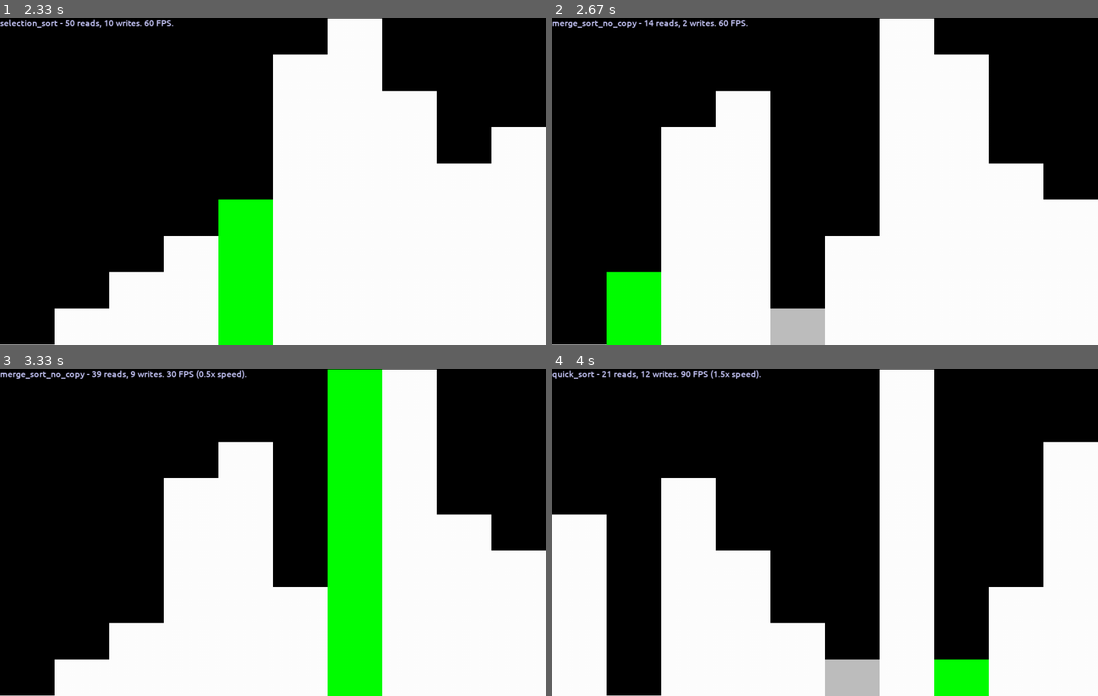
Above: before the commit, frames 1-4 (two rows, left to right).
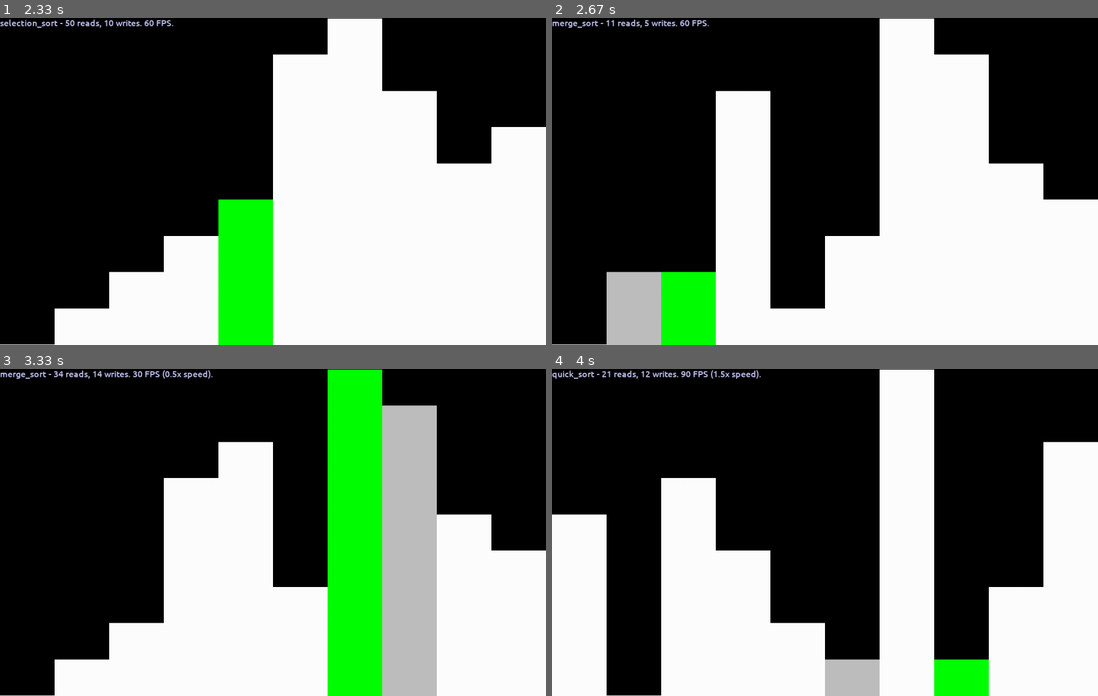
Above: after the commit, the same moments.

Repository: MichaelLesirge/intermediate-programming-class
Game: pygame game, started from sorting/visualizer.py
Two runs of this game, one before a commit and one after it. Both use one fixed random seed, a clock stepped at 60 frames per second and the inputs below.
Inputs:
- Up to frame 1 (2.33 s): hold Right 0.33-0.8 s; hold Up 0.83-1.13 s; hold Right 1.17-1.63 s; hold Down 1.67-1.97 s; hold Up from 2 s (still down)
- Up to frame 2 (2.67 s): release Up at 2.37 s; hold Right from 2.4 s (still down)
- Up to frame 3 (3.33 s): release Right at 3.03 s; hold Down from 3.07 s (still down)
- Up to frame 4 (4 s): release Down at 3.43 s; hold Right 3.47-3.93 s; hold Up from 3.97 s (still down)

Frame 1 is identical in both runs. In frame 2, 10% of the frame differs, in the area x 8-50%, y 0-100%; in frame 3, 10%, in the area x 8-80%, y 0-100%; in frame 4, nothing differs.

Commit message:
make one merge sort that looks nice and also is fast

Diff:
--- a/sorting/algorithms/__init__.py
+++ b/sorting/algorithms/__init__.py
@@ -1,7 +1,7 @@
 from .bubble import bubble_sort
 from .insertion import insertion_sort
 from .selection import selection_sort
-from .merge import merge_sort_no_copy, merge_sort
+from .merge import merge_sort, merge_sort
 from .quick import quick_sort
 
 __all__ = [bubble_sort, insertion_sort, selection_sort, merge_sort, quick_sort]
--- a/sorting/algorithms/merge.py
+++ b/sorting/algorithms/merge.py
@@ -7,78 +7,39 @@
 Pros:
 - worst case is O(N log(N)) performance
 - elements with same key maintain relative order
-- easy to make parallel, but at cost of more memory making list copies
+- easy to make parallel
 
 Cons:
 - not the best for small lists
-- use extra arrays
+- uses extra memory for another array
 """
 
-def merge(array: list, left_array: list, right_array: list) -> None:
-    left_count = right_count = total_count = 0
+def merge(array: list, left: int, mid: int, right: int) -> None:
+    start1, end1 = left, mid
+    start2, end2 = mid + 1, right
 
-    while left_count < len(left_array) and right_count < len(right_array):
-        if left_array[left_count] <= right_array[right_count]:
-            array[total_count] = left_array[left_count]
-            left_count += 1
+    sorted_section = []
+
+    while start1 <= end1 and start2 <= end2:
+        if array[start1] < array[start2]:
+            sorted_section.append(array[start1])
+            start1 += 1
         else:
-            array[total_count] = right_array[right_count]
-            right_count += 1
-        total_count += 1
+            sorted_section.append(array[start2])
+            start2 += 1
 
-    while left_count < len(left_array):
-        array[total_count] = left_array[left_count]
-        left_count += 1
-        total_count += 1
+    while start1 <= end1:
+        sorted_section.append(array[start1])
+        start1 += 1
 
-    while right_count < len(right_array):
-        array[total_count] = right_array[right_count]
-        right_count += 1
-        total_count += 1
+    while start2 <= end2:
+        sorted_section.append(array[start2])
+        start2 += 1
+
+    array[left : right + 1] = sorted_section
 
 
-def merge_sort(array: list) -> None:
-    if len(array) < 2: return
-
-    mid = len(array) // 2
-
-    left_array = array[:mid]
-
-    right_array = array[mid:]
-
-    merge_sort(left_array)
-
-    merge_sort(right_array)
-
-    merge(array, left_array, right_array)
-
-"""Merge no copy is much slower, but it does not use any more memory, and more importantly it looks much nicer in the animation"""
-
-def merge_no_copy(array: list, left: int, mid: int, right: int) -> None:
-    left2 = mid + 1
-
-    if array[mid] <= array[left2]:
-        return
-
-    while left <= mid and left2 <= right:
-
-        if array[left] <= array[left2]:
-            left += 1
-        else:
-            value = array[left2]
-            index = left2
-
-            while index != left:
-                array[index] = array[index - 1]
-                index -= 1
-
-            array[left] = value
-
-            left += 1
-            mid += 1
-            left2 += 1
-
-def merge_sort_no_copy(array: list, left: int = None, right: int = None) -> None:
+def merge_sort(array: list, left: int = None, right: int = None) -> None:
     if left is None: left = 0
     if right is None: right = len(array) - 1
 
@@ -86,7 +47,7 @@
 
     mid = left + (right - left) // 2
 
-    merge_sort_no_copy(array, left, mid)
-    merge_sort_no_copy(array, mid + 1, right)
+    merge_sort(array, left, mid)
+    merge_sort(array, mid + 1, right)
 
-    merge_no_copy(array, left, mid, right)
+    merge(array, left, mid, right)
--- a/sorting/testing.py
+++ b/sorting/testing.py
@@ -3,7 +3,7 @@
 import algorithms
 from util import make_random
 
-algorithms = [algorithms.bubble_sort, algorithms.insertion_sort, algorithms.selection_sort, algorithms.merge_sort, algorithms.merge_sort_no_copy, algorithms.quick_sort]
+algorithms = [algorithms.bubble_sort, algorithms.insertion_sort, algorithms.selection_sort, algorithms.merge_sort, algorithms.quick_sort]
 
 class TestLinkedList(unittest.TestCase):
     def assert_all_sorted(self, array: list):
--- a/sorting/visualizer.py
+++ b/sorting/visualizer.py
@@ -6,7 +6,7 @@
 pygame.init()
 
 class Config:
-    SORTING_ALGORITHMS = [algorithms.bubble_sort, algorithms.insertion_sort, algorithms.selection_sort, algorithms.merge_sort_no_copy, algorithms.quick_sort]
+    SORTING_ALGORITHMS = [algorithms.bubble_sort, algorithms.insertion_sort, algorithms.selection_sort, algorithms.merge_sort, algorithms.quick_sort]
 
     SCREEN_WIDTH = 1000
     SCREEN_HEIGHT = 600
@@ -75,15 +75,19 @@
         return super().__getitem__(index)
 
     def __setitem__(self, index, value):
-        self.writes += 1
+        if isinstance(index, slice):
+            for i, slice_i in enumerate(range(index.start or 0, index.stop or len(self), index.step or 1)):
+                self[slice_i] = value[i]
+        else:
+            self.writes += 1
 
-        # if Config.MAX_DURATION != 0: threading.Thread(target=self.beep, args=(value,), kwargs={}).start()
+            # if Config.MAX_DURATION != 0: threading.Thread(target=self.beep, args=(value,), kwargs={}).start()
 
-        # self.marks[Config.PAST_WRITE_BLOCK_COLOR] = self.marks.get(Config.WRITE_BLOCK_COLOR, -1)
-        self.marks[Config.WRITE_BLOCK_COLOR] = index
-        self.update_func(self)
+            # self.marks[Config.PAST_WRITE_BLOCK_COLOR] = self.marks.get(Config.WRITE_BLOCK_COLOR, -1)
+            self.marks[Config.WRITE_BLOCK_COLOR] = index
+            self.update_func(self)
 
-        return super().__setitem__(index, value)
+            return super().__setitem__(index, value)
 
     def __str__(self) -> str:
         return f"<{super().__str__()}, reads={self.reads}, writes={self.writes}>"
